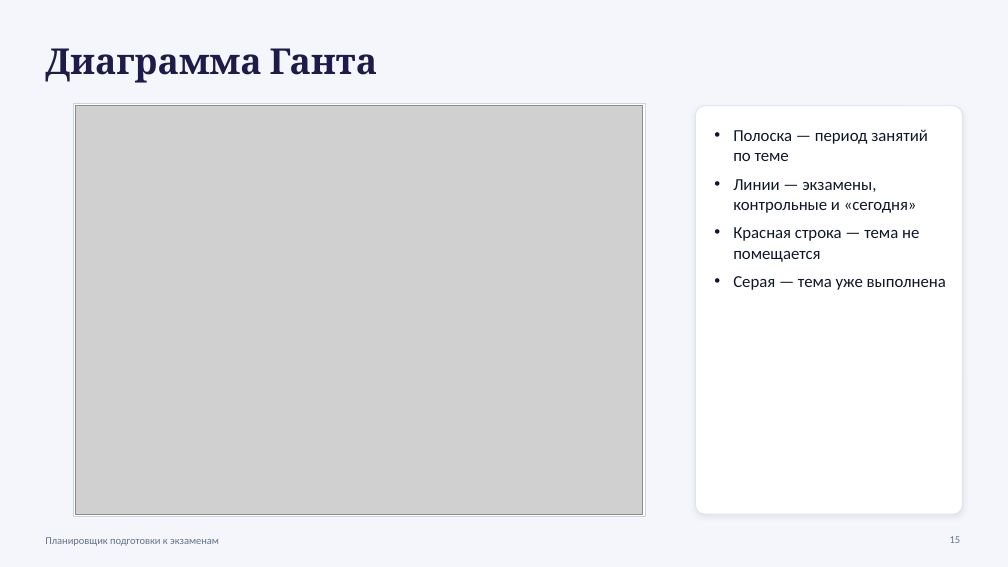
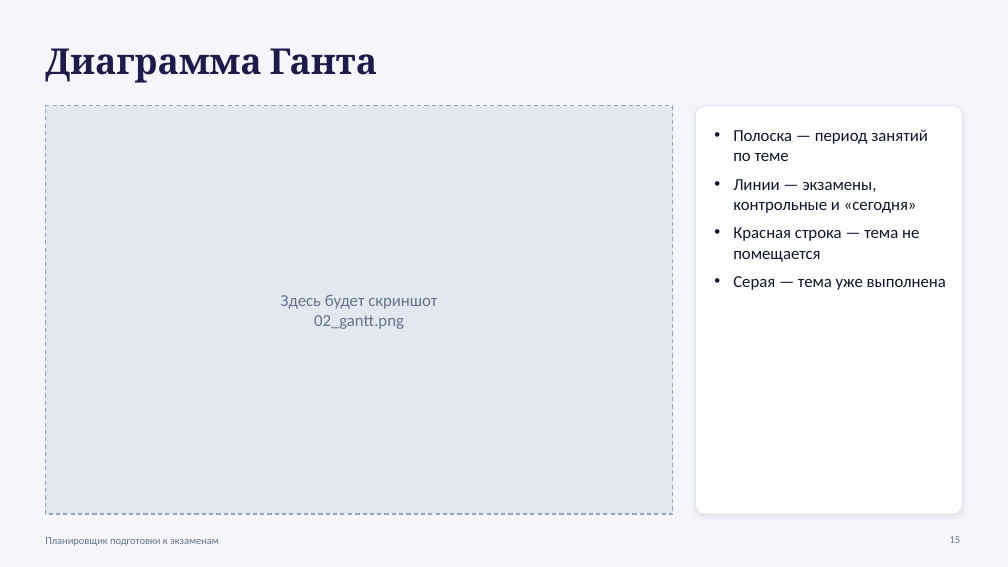
Before and after one commit to leywinkw/exam-planner, a slide deck: slide 15 of docs/Презентация_Планировщик_экзаменов.pptx. Drawn at 1008x567 pixels with LibreOffice and Linux fonts; fonts in the diff are those of the drawing; grey boxes stand for pictures. Boxes give left, top, right and bottom in pixels: in the first picture for what was removed or moved away, otherwise in the second. Text is boxed around its words. In the diff, an @@ line names an element or a change of style, - is before the commit and + after.

```diff
--- a/docs/Презентация_Планировщик_экзаменов.pptx
+++ b/docs/Презентация_Планировщик_экзаменов.pptx
@@ rectangle: place and size @@
-rectangle at [73, 104, 646, 516]
+rectangle at [45, 106, 673, 514]
@@ rectangle at [45, 106, 673, 514]: fill #FFFFFF to #E2E8F0; outline #CBD5E1 0.75 pt to #94A3B8 1 pt dashed @@
@@ picture removed at [76, 106, 644, 514] @@
@@ text added at [281, 294, 437, 329], 16 pt, text #64748B @@
+Здесь будет скриншот
+02_gantt.png
```
Also in this commit, not shown: 5 other slides changed, 16 other files.
